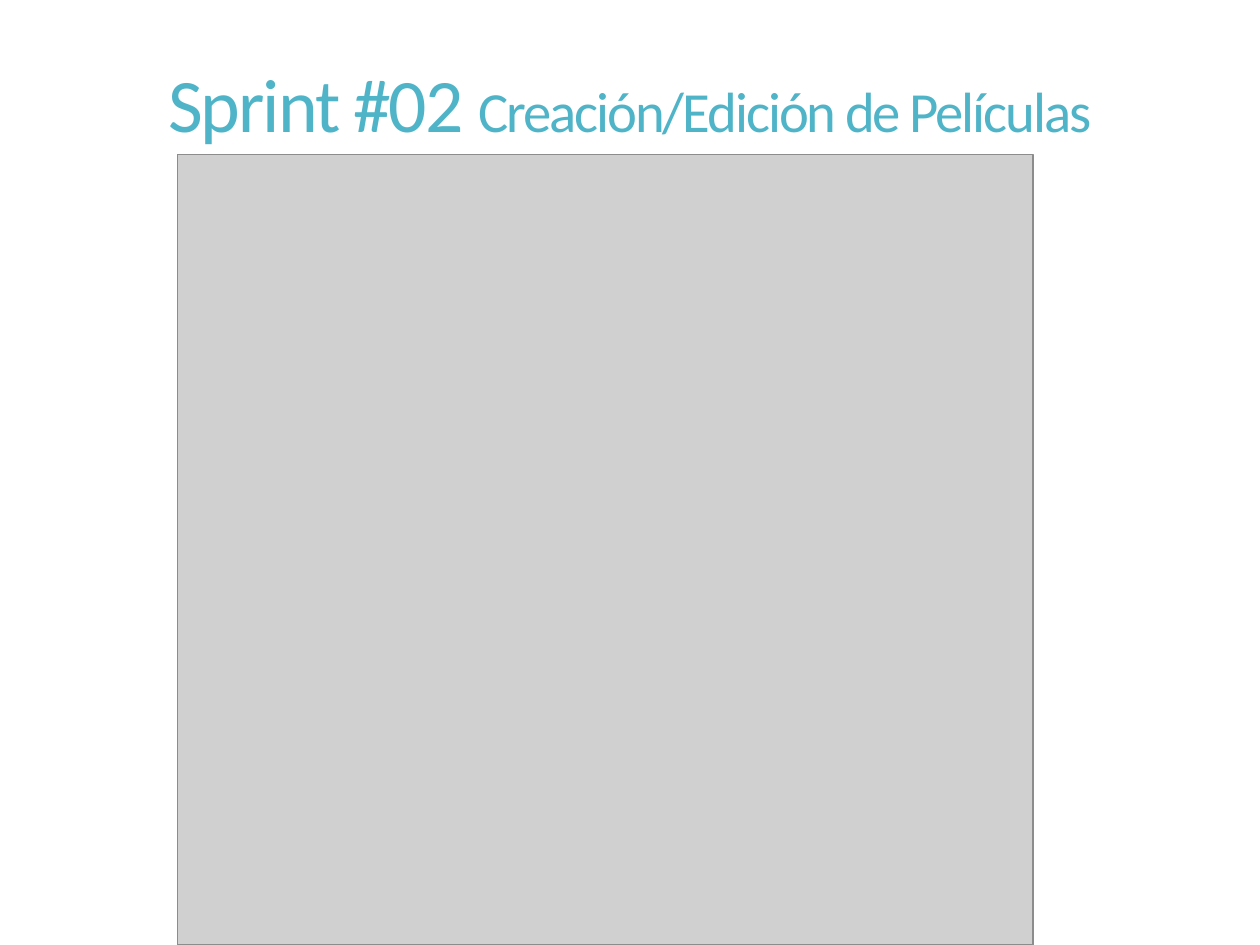
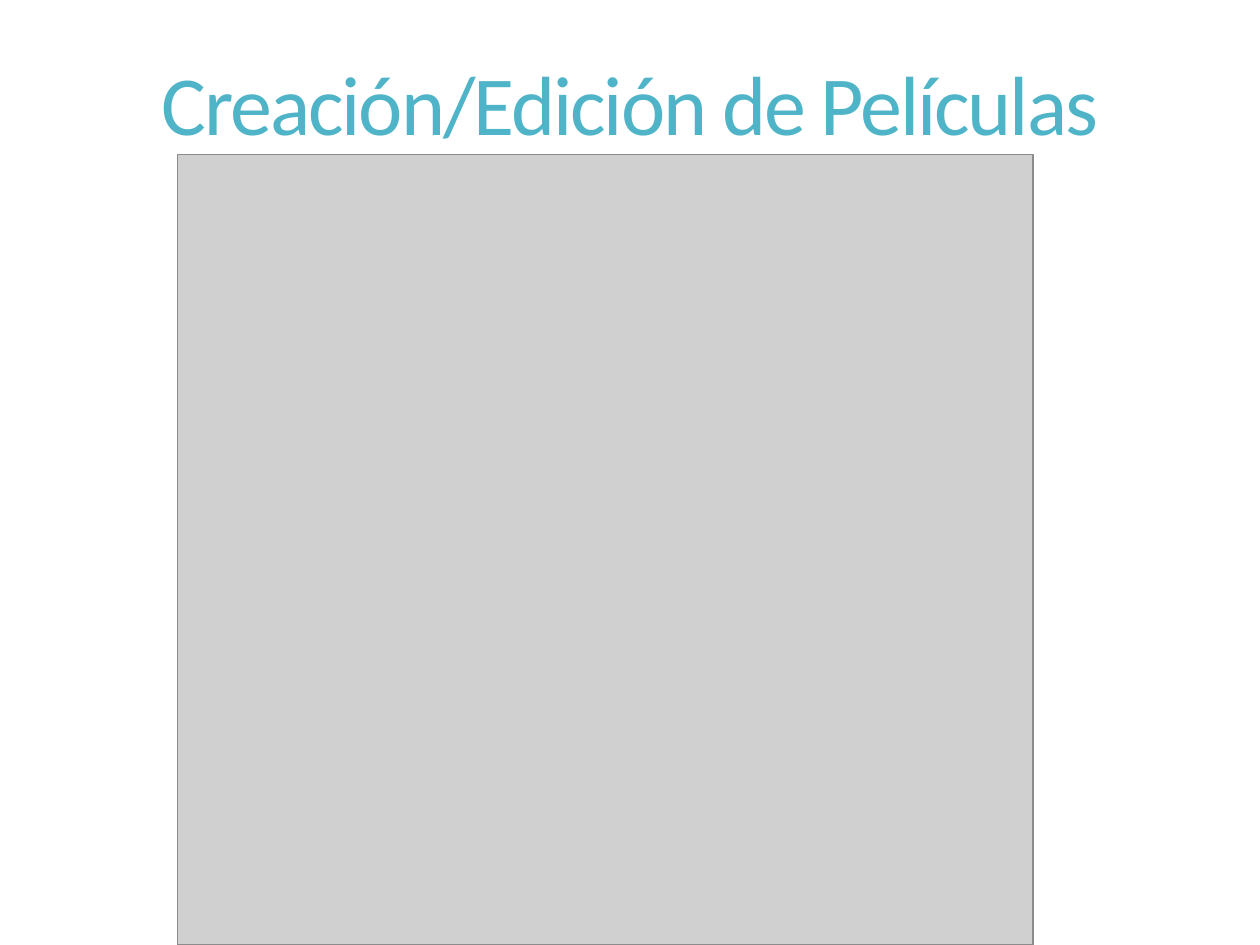
Before and after one commit to dschenkelman/a-malazan-wolvering, a slide deck: slide 8 of docs/Reuniones/Sprint 2/Reunion Formal 2013-09-30/Reunion formal 2013-09-30.pptx (slide 10 before the commit). Drawn at 1260x945 pixels with LibreOffice and Linux fonts; fonts in the diff are those of the drawing; grey boxes stand for pictures. Boxes give left, top, right and bottom in pixels: in the first picture for what was removed or moved away, otherwise in the second. Text is boxed around its words. In the diff, an @@ line names an element or a change of style, - is before the commit and + after.

```diff
--- a/docs/Reuniones/Sprint 2/Reunion Formal 2013-09-30/Reunion formal 2013-09-30.pptx
+++ b/docs/Reuniones/Sprint 2/Reunion Formal 2013-09-30/Reunion formal 2013-09-30.pptx
@@ title at box(162, 76, 1098, 155): text changed; size 32.4 to 48 pt @@
-Sprint #02 Creación/Edición de Películas
+Creación/Edición de Películas
```
Also in this commit, not shown: 8 other slides changed, 1 slide added, 2 slides removed.
